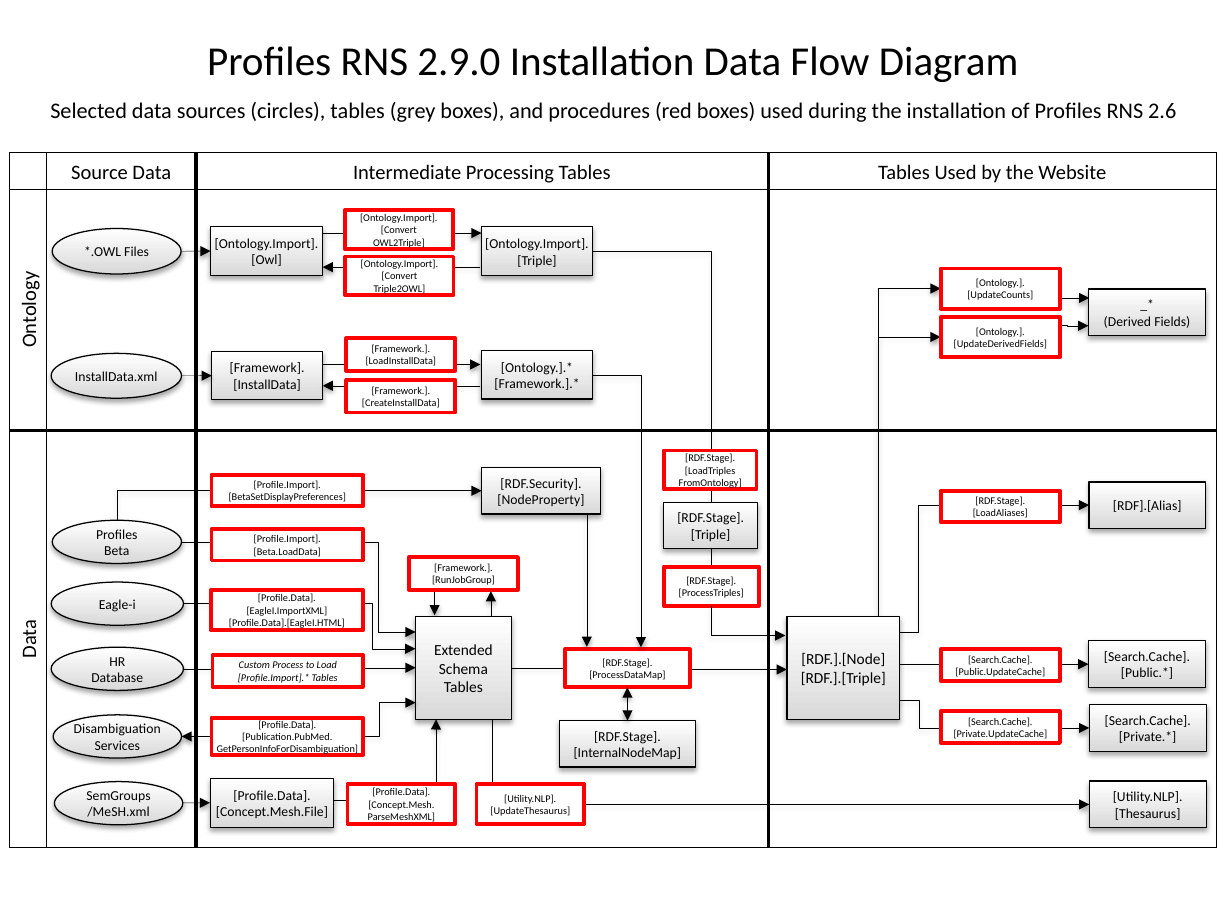
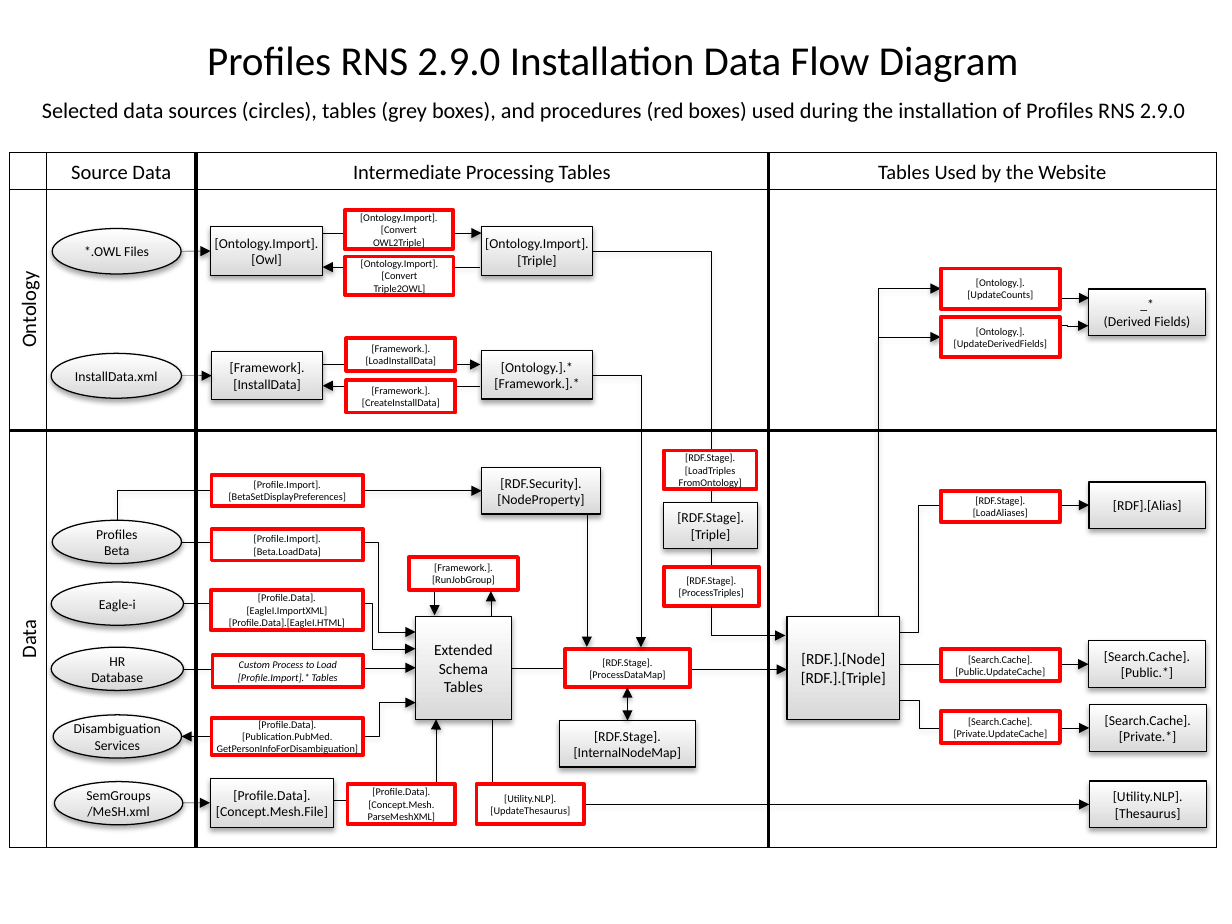
Before and after one commit to ProfilesRNS/ProfilesRNS, a slide deck: slide 1 of Documentation/ProfilesRNS_DataFlowDiagram.pptx. Drawn at 1232x924 pixels with LibreOffice and Linux fonts; fonts in the diff are those of the drawing. Boxes give left, top, right and bottom in pixels: in the first picture for what was removed or moved away, otherwise in the second. Text is boxed around its words. In the diff, an @@ line names an element or a change of style, - is before the commit and + after.

```diff
--- a/Documentation/ProfilesRNS_DataFlowDiagram.pptx
+++ b/Documentation/ProfilesRNS_DataFlowDiagram.pptx
@@ text at [42,102,1185,122]: text changed @@
-Selected data sources (circles), tables (grey boxes), and procedures (red boxes) used during the installation of Profiles RNS 2.6
+Selected data sources (circles), tables (grey boxes), and procedures (red boxes) used during the installation of Profiles RNS 2.9.0
```
Also in this commit, not shown: 2 other files.
